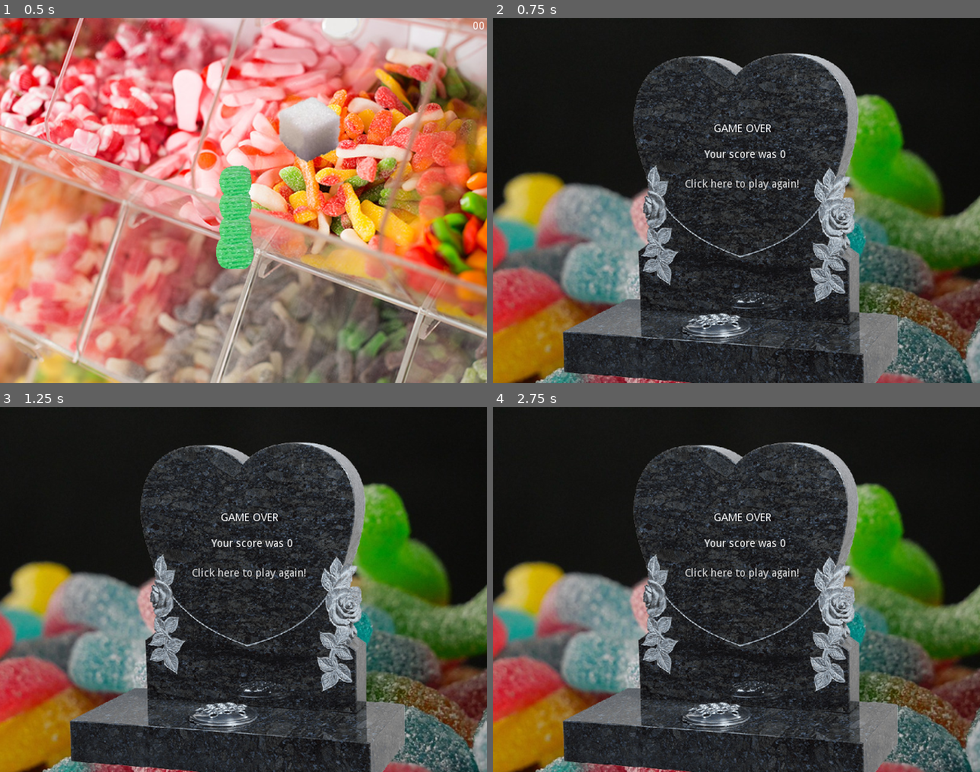
Above: before the commit, frames 1-4 (two rows, left to right).
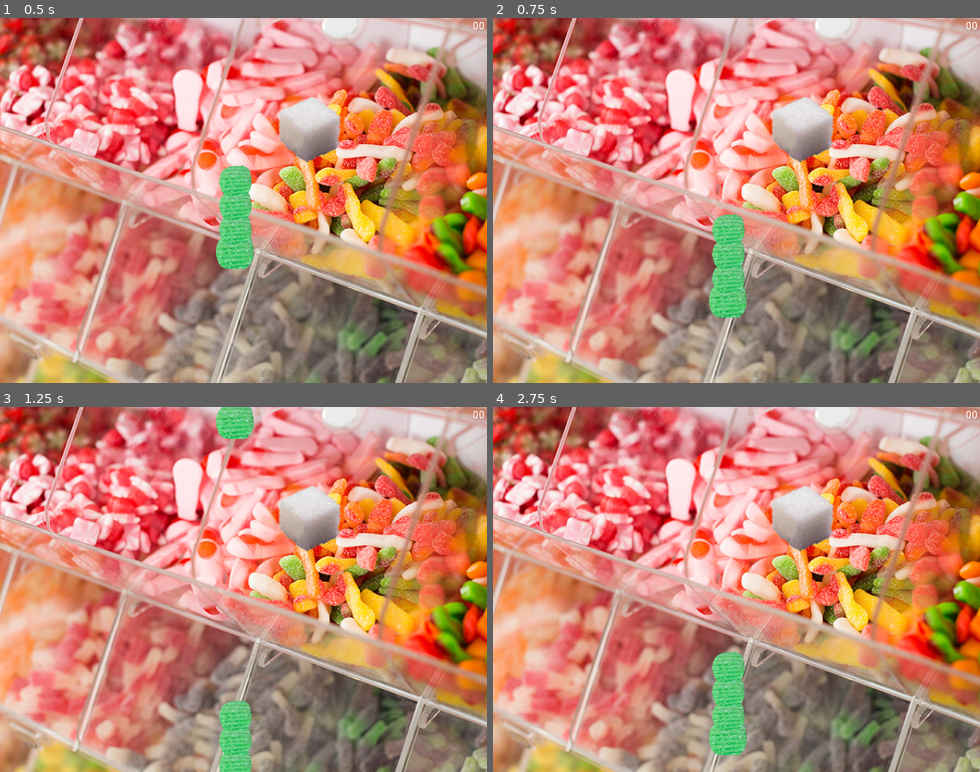
Above: after the commit, the same moments.

Repository: veevyo/gummyworm
Game: Godot game, scene res://Game.tscn
Two runs of this game, one before a commit and one after it. Both use one fixed random seed, a clock stepped at 60 frames per second and the inputs below.
Inputs (mouse positions are in pixels of both pictures, inside the frame that each line leads up to):
- Up to frame 1 (0.5 s): no input
- Up to frame 2 (0.75 s): hold Up (ui_up) from 0.53 s (still down)
- Up to frame 3 (1.25 s): keep holding Up (ui_up)
- Up to frame 4 (2.75 s): release Up (ui_up) at 1.25 s; click (741, 574) at 1.25 s, where only the run before the commit has a clickable "Click here to play again!"; hold Up (ui_up) from 2.03 s (still down)

Frame 1 is identical in both runs. In frame 2, 99% of the frame differs, in the area x 0-100%, y 0-100%; in frame 3, 99%; in frame 4, 99%.

Commit message:
minor bugfix

Diff:
--- a/Game.tscn
+++ b/Game.tscn
@@ -19,8 +19,8 @@
 [node name="Label" type="Label" parent="."]
 margin_left = 621.0
 margin_top = 4.0
-margin_right = 873.0
-margin_bottom = 127.0
+margin_right = 637.0
+margin_bottom = 18.0
 text = "00"
 
 [node name="TouchScreenButton" type="TouchScreenButton" parent="."]
--- a/maincode.gd
+++ b/maincode.gd
@@ -3,7 +3,7 @@
 var bodyPart = preload("res://bodyPart.tscn");
 onready var headPart = get_node("headPart");
 var direction = Vector2(0,1);
-var directionTitle = "none"
+var directionTitle = "down"
 var segments = [];
 
 # Called when the node enters the scene tree for the first time.
